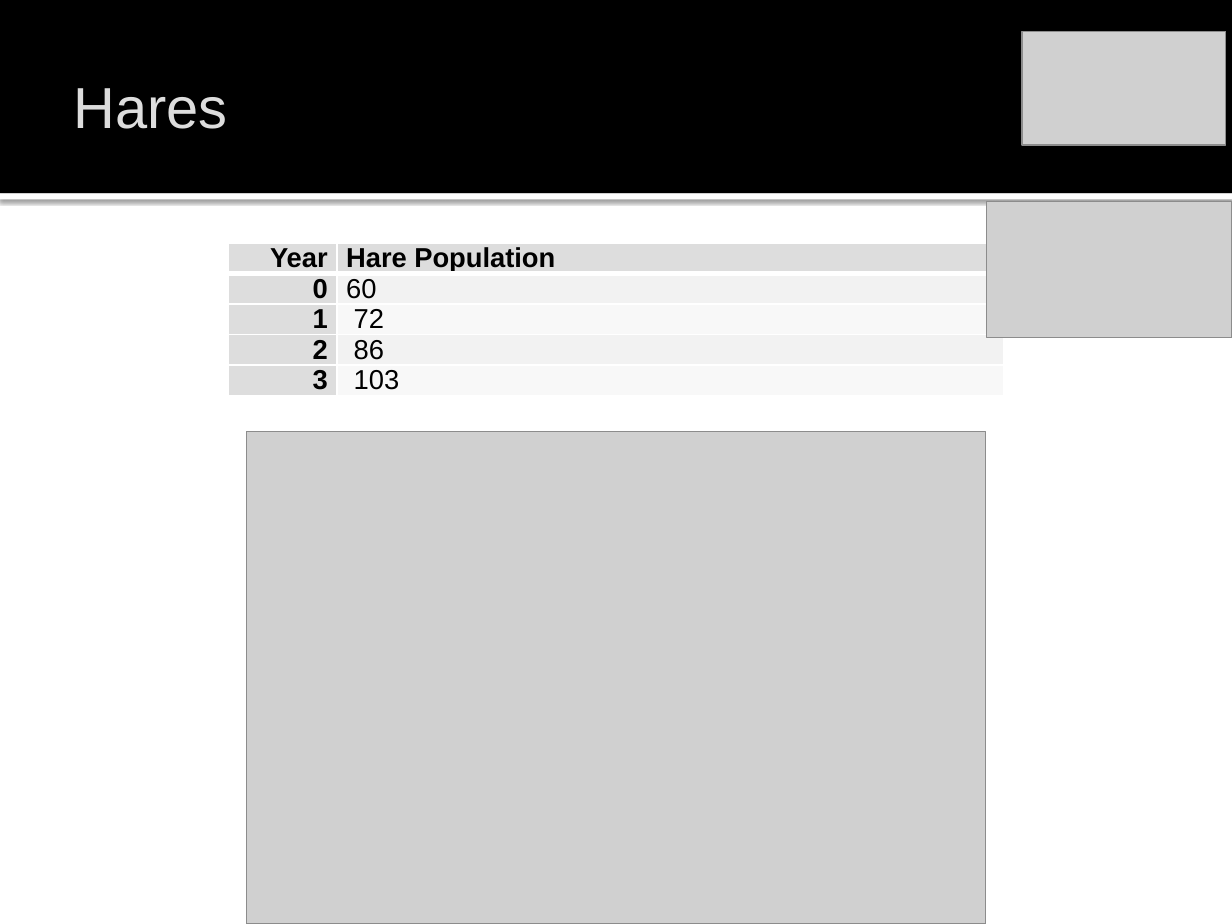
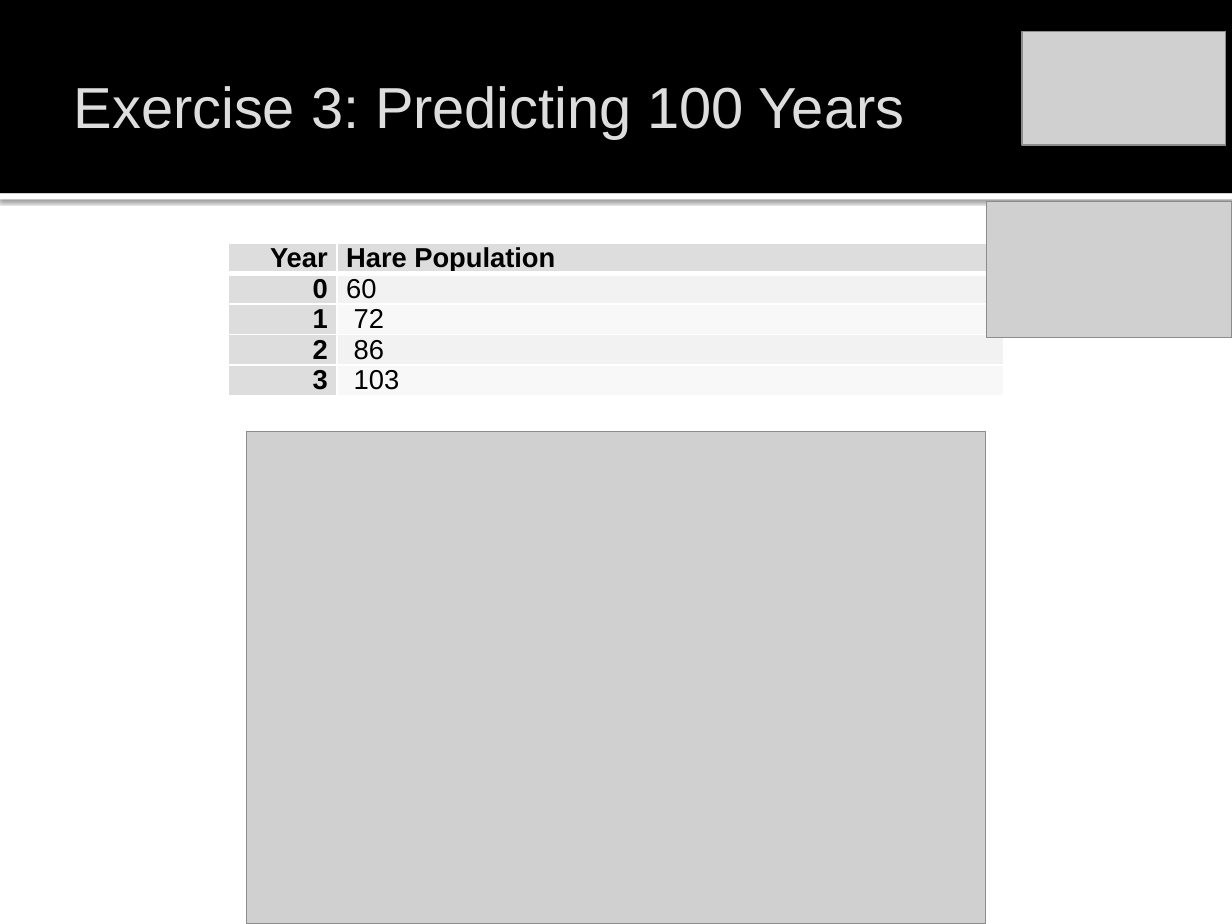
Before and after one commit to john-s-butler-dit/Maths-in-the-Wild, a slide deck: slide 20 of 01_Predator_Prey/Maths_in_the_Wild_Predator_Prey.pptx (slide 16 before the commit). Drawn at 1232x924 pixels with LibreOffice and Linux fonts; fonts in the diff are those of the drawing; grey boxes stand for pictures; background and template pictures are left out. Boxes give left, top, right and bottom in pixels: in the first picture for what was removed or moved away, otherwise in the second. Text is boxed around its words. In the diff, an @@ line names an element or a change of style, - is before the commit and + after.

```diff
--- a/01_Predator_Prey/Maths_in_the_Wild_Predator_Prey.pptx
+++ b/01_Predator_Prey/Maths_in_the_Wild_Predator_Prey.pptx
@@ title at (74, 86, 904, 139): text changed @@
-Hares
+Exercise 3: Predicting 100 Years
```
Also in this commit, not shown: 24 other slides changed, 21 slides added, 3 slides removed, 15 other files.
